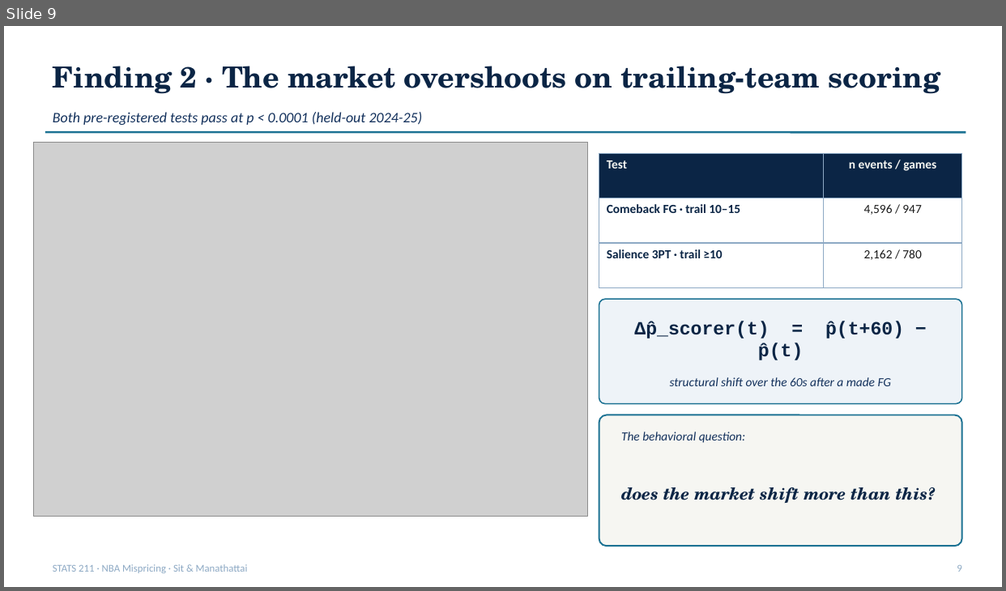
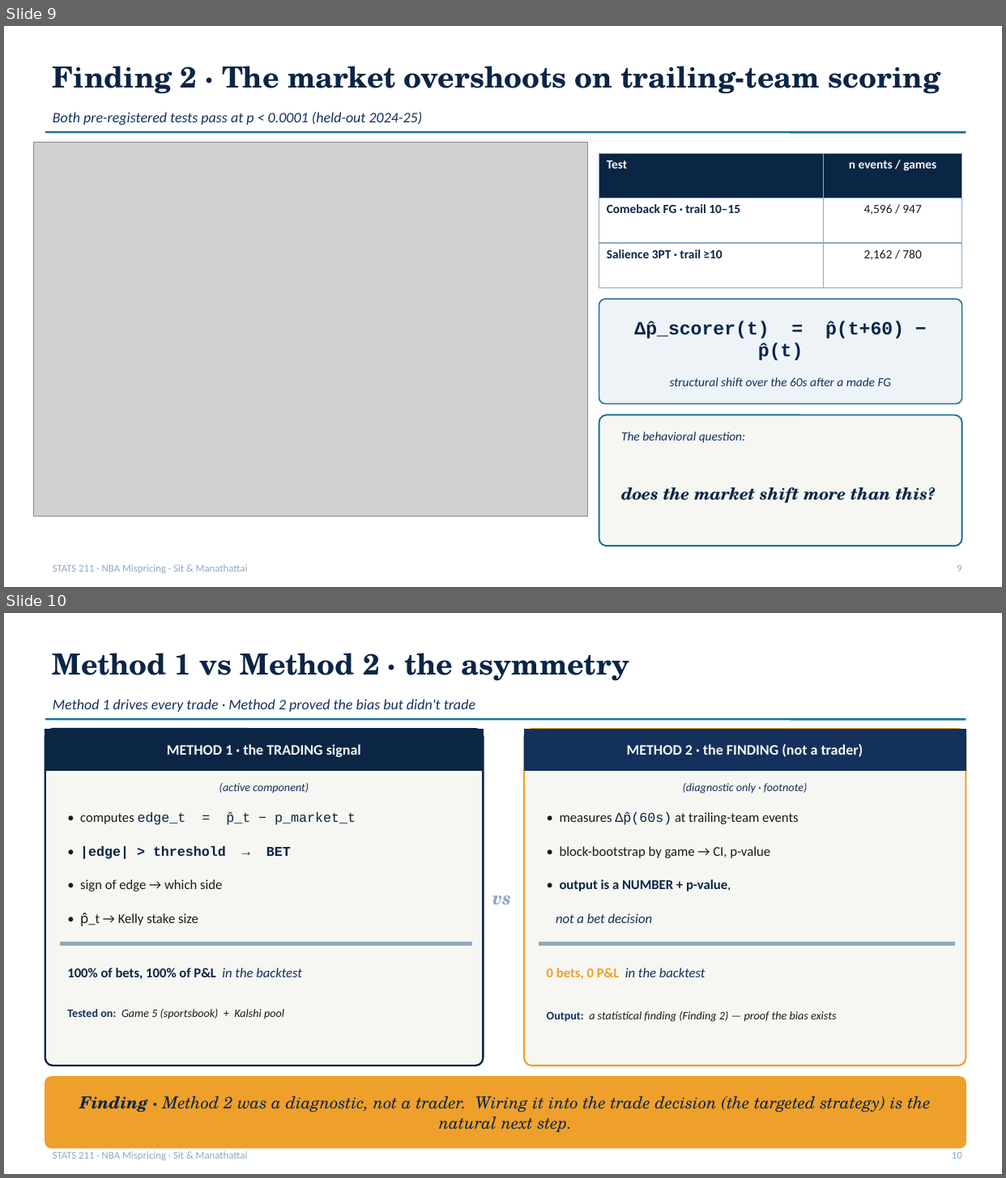
Before and after one commit to ivan-sit/live-nba-market-mispricing-detection, a slide deck: slides/final_deck.pptx. Shown one above the other, each under a label of ours: slide 9 before the commit, slides 9 and 10 after it. The pictures are 1006x591 and 1006x1178 pixels, drawn with LibreOffice and Linux fonts; fonts in the diff are those of the drawing; grey boxes stand for pictures. Boxes give left, top, right and bottom in pixels: in the first picture for what was removed or moved away, otherwise in the second. Text is boxed around its words. In the diff, an @@ line names an element or a change of style, - is before the commit and + after.

```diff
--- a/slides/final_deck.pptx
+++ b/slides/final_deck.pptx
@@ slide 10 added at box(4, 613, 1002, 1174), background #FFFFFF @@
@@ text added at box(53, 653, 630, 681), 28 pt, text #0B2545, bold @@
+Method 1 vs Method 2 · the asymmetry
@@ text added at box(53, 699, 475, 712), 14 pt, text #13315C, italic @@
+Method 1 drives every trade · Method 2 proved the bias but didn't trade
@@ line added from (45, 719) to (966, 719), #1C7293 2 pt @@
@@ rounded rectangle added at box(45, 729, 484, 1066), fill #F6F6F2, outline #0B2545 1.8 pt @@
@@ rectangle added at box(45, 729, 484, 770), fill #0B2545, outline #0B2545 1 pt @@
@@ rounded rectangle added at box(524, 729, 966, 1066), fill #F6F6F2, outline #EEA02B 1.6 pt @@
@@ rectangle added at box(524, 729, 966, 770), fill #13315C, outline #13315C 1 pt @@
@@ text added at box(167, 744, 361, 757), 14 pt, text #F6F6F2, bold @@
+METHOD 1 · the TRADING signal
@@ text added at box(627, 744, 863, 757), 14 pt, text #F6F6F2, bold @@
+METHOD 2 · the FINDING (not a trader)
@@ text added at box(219, 783, 309, 794), 11 pt, text #13315C, italic @@
+(active component)
@@ text added at box(683, 783, 808, 794), 11 pt, text #13315C, italic @@
+(diagnostic only · footnote)
@@ text added at box(80, 812, 356, 825), 13 pt, text #0B2545 @@
+• computes edge_t = p̂_t − p_market_t
@@ text added at box(560, 812, 799, 825), 13 pt, text #1A1A1A @@
+• measures Δp̂(60s) at trailing-team events
@@ text added at box(80, 846, 291, 859), 13 pt, text #0B2545, bold @@
+• |edge| > threshold → BET
@@ text added at box(560, 846, 770, 858), 13 pt, text #1A1A1A @@
+• block-bootstrap by game → CI, p-value
@@ text added at box(80, 879, 222, 892), 13 pt, text #1A1A1A @@
+• sign of edge → which side
@@ text added at box(560, 879, 731, 892), 13 pt, text #0B2545, bold @@
+• output is a NUMBER + p-value,
@@ text added at box(492, 896, 511, 905), 18 pt, text #8DA9C4, bold, italic @@
+vs
@@ text added at box(80, 913, 198, 926), 13 pt, text #1A1A1A @@
+• p̂_t → Kelly stake size
@@ text added at box(556, 914, 653, 923), 13 pt, text #13315C, italic @@
+not a bet decision
@@ rectangle added at box(60, 943, 472, 945), fill #8DA9C4, outline #8DA9C4 1 pt @@
@@ rectangle added at box(539, 943, 955, 945), fill #8DA9C4, outline #8DA9C4 1 pt @@
@@ text added at box(67, 968, 302, 979), 13 pt, text #0B2545, bold @@
+100% of bets, 100% of P&L in the backtest
@@ text added at box(547, 968, 705, 979), 13 pt, text #13315C, italic @@
+0 bets, 0 P&L in the backtest
@@ text added at box(67, 1009, 284, 1020), 11 pt, text #1A1A1A, italic @@
+Tested on: Game 5 (sportsbook) + Kalshi pool
@@ text added at box(547, 1012, 836, 1022), 11 pt, text #1A1A1A, italic @@
+Output: a statistical finding (Finding 2) — proof the bias exists
@@ rounded rectangle added at box(45, 1077, 966, 1148), fill #EEA02B, outline #EEA02B 1 pt @@
@@ text added at box(79, 1097, 930, 1132), 16 pt, text #0B2545, italic @@
+Finding · Method 2 was a diagnostic, not a trader. Wiring it into the trade decision (the targeted strategy) is the natural next step.
@@ text added at box(53, 1152, 248, 1161), 10 pt, text #8DA9C4 @@
+STATS 211 · NBA Mispricing · Sit & Manathattai
@@ text added at box(952, 1152, 962, 1159), 10 pt, text #8DA9C4 @@
+10
```
Also in this commit, not shown: 2 slides changed, 1 slide removed, 4 other files.
